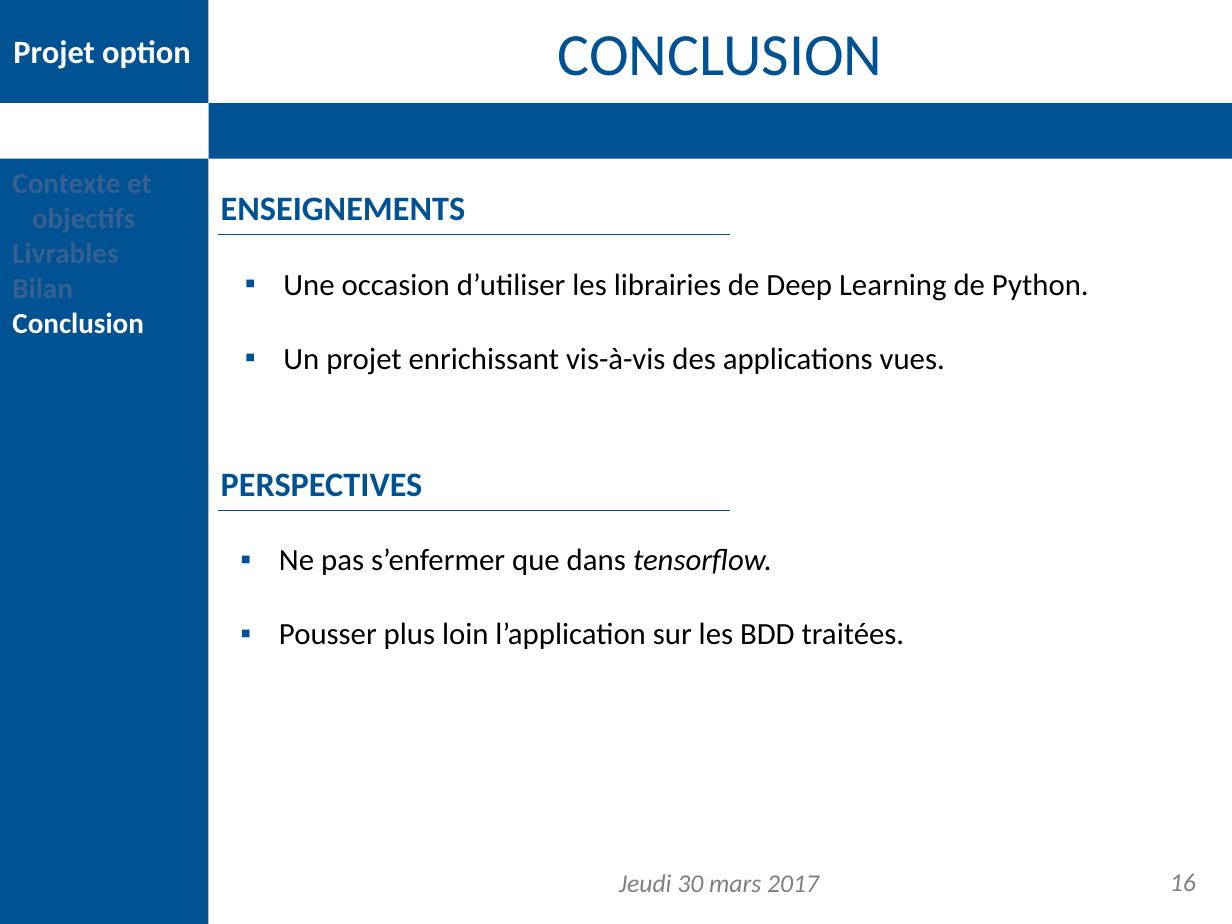
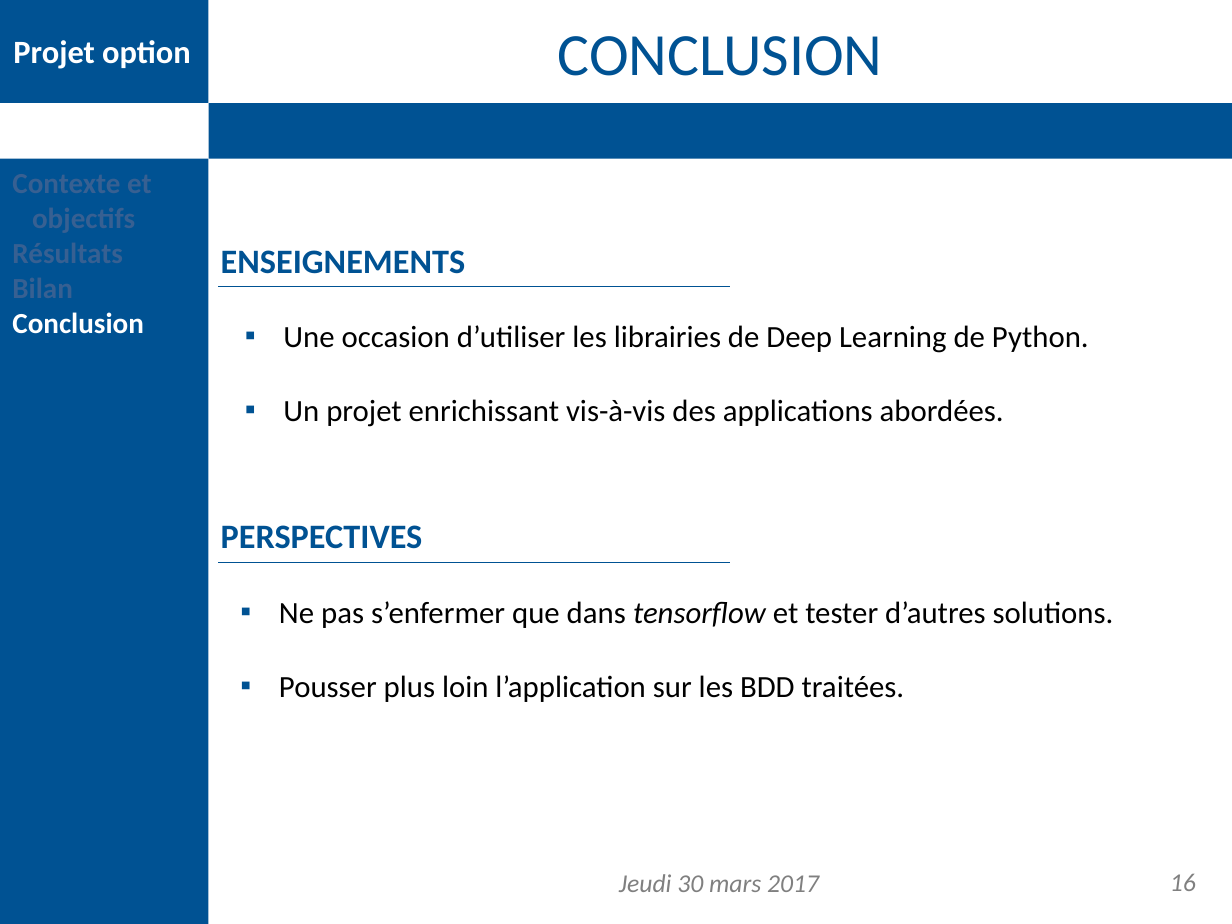
Before and after one commit to DDouteaux/Projet_option_info, a slide deck: slide 16 of Présentation finale/presentation_finale.pptx. Drawn at 1232x924 pixels with LibreOffice and Linux fonts; fonts in the diff are those of the drawing; background and template pictures are left out. Boxes give left, top, right and bottom in pixels: in the first picture for what was removed or moved away, otherwise in the second. Text is boxed around its words. In the diff, an @@ line names an element or a change of style, - is before the commit and + after.

```diff
--- a/Présentation finale/presentation_finale.pptx
+++ b/Présentation finale/presentation_finale.pptx
@@ text at box(12, 312, 144, 334): text changed @@
-Livrables
+Résultats
@@ line moved from (218, 234) - (731, 234) to (218, 287) - (731, 287) @@
@@ text at box(283, 399, 1004, 427): text changed @@
-▪ Un projet enrichissant vis-à-vis des applications vues.
+▪ Un projet enrichissant vis-à-vis des applications abordées.
@@ line moved from (218, 510) - (731, 510) to (218, 563) - (731, 563) @@
@@ 4 texts: place and size @@
-4 texts at box(221, 197, 1089, 649)
+4 texts at box(221, 250, 1114, 702)
@@ text at box(279, 601, 1114, 628): text changed @@
-▪ Ne pas s’enfermer que dans tensorflow.
+▪ Ne pas s’enfermer que dans tensorflow et tester d’autres solutions.
```
Also in this commit, not shown: 15 other slides changed, 1 other file.
